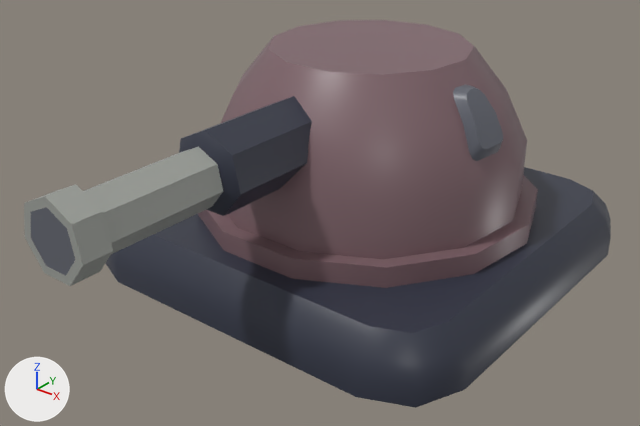
Before and after pictures for a commit that changed the FBX model BaseManagement/Assets/Models/turret_1.fbx.
The view is the same before and after, from a 50 mm lens placed at (0.657, -8.121, 1.056), pointed at (-0.468, -6.715, 0.184). Every picture has the same lights, and +X, +Y and +Z are marked at lower left. Where no turn or scale is listed for an object, it has been applied to the vertices.

Objects in the first picture: 'turret_1'.
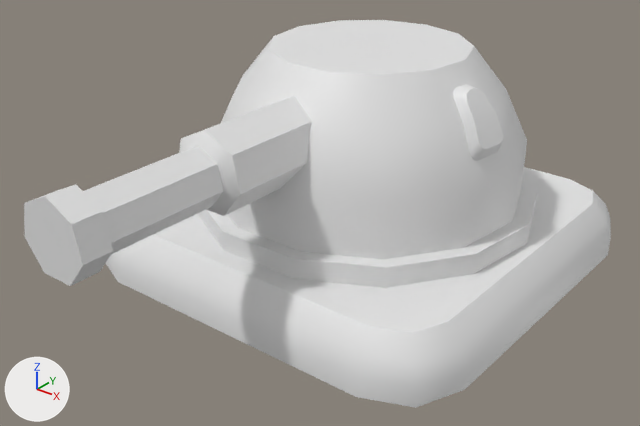
The newer file is also turned or shifted as a whole; pictures and numbers use the older file's frame.

The change, as a diff of the scene's bpy script:
```diff
--- a/BaseManagement/Assets/Models/turret_1.fbx.py
+++ b/BaseManagement/Assets/Models/turret_1.fbx.py
@@ me_cube_005 @@
 me_cube_005.from_pydata(...)  # 231 vertices, 191 faces; spans x -1.0..0.0, y -0.388..1.0, z -0.004..0.521
-me_cube_005.materials.append(mat_material)  # picture img_colors_png
```

Boxes [x1, y1, x2, y2] around the edits, measured in the pictures (640 x 426 px):
'turret_1', recoloured: [24, 20, 611, 408] in both
